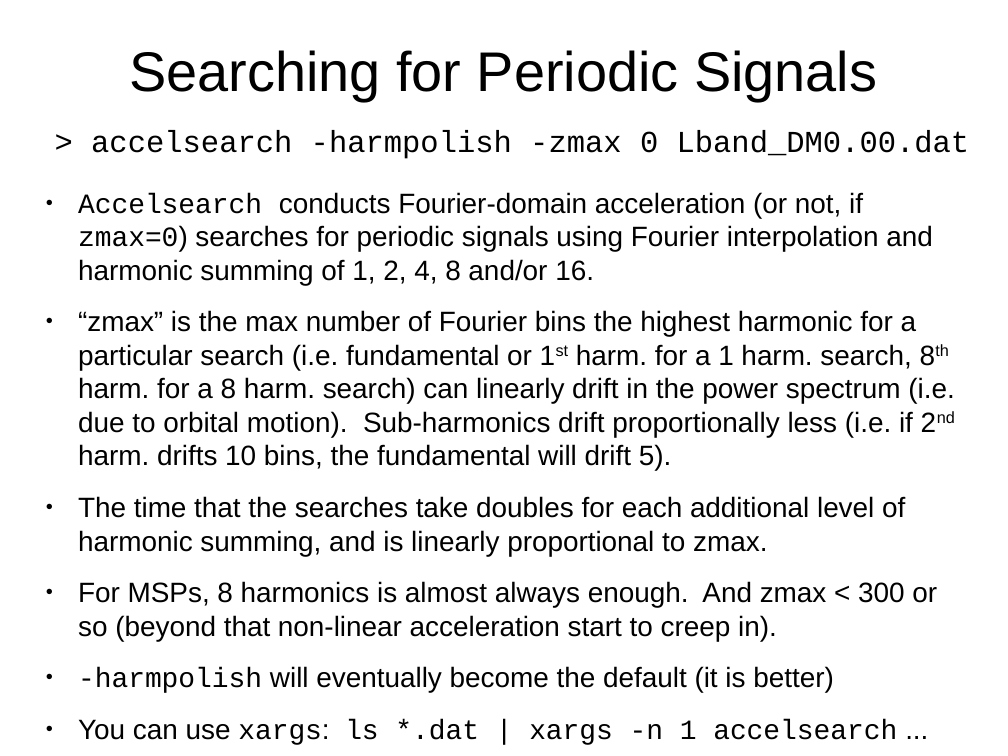
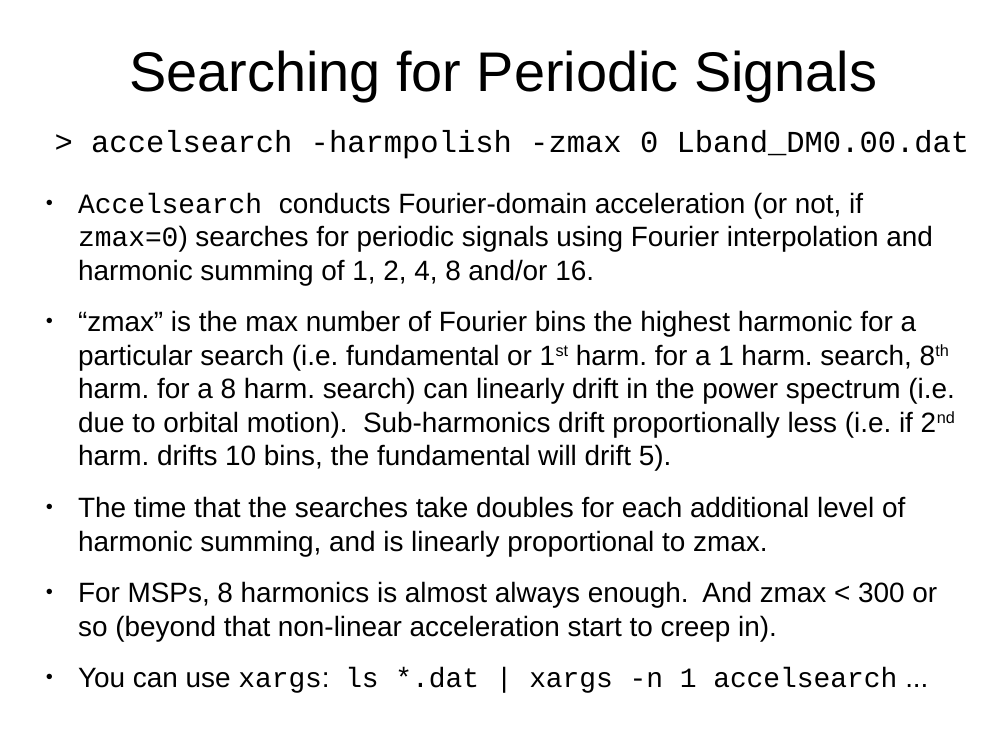
Before and after one commit to scottransom/presto, a slide deck: slide 20 of docs/PRESTO_search_tutorial.odp. Drawn at 1008x756 pixels with LibreOffice and Linux fonts; fonts in the diff are those of the drawing. Boxes give left, top, right and bottom in pixels: in the first picture for what was removed or moved away, otherwise in the second. Text is boxed around its words. In the diff, an @@ line names an element or a change of style, - is before the commit and + after.

```diff
--- a/docs/PRESTO_search_tutorial.odp
+++ b/docs/PRESTO_search_tutorial.odp
@@ text at (x1=78, y1=666, x2=834, y2=693): paragraph removed @@
-● -harmpolish will eventually become the default (it is better)
```
Also in this commit, not shown: 8 other slides changed, 1 other file.
